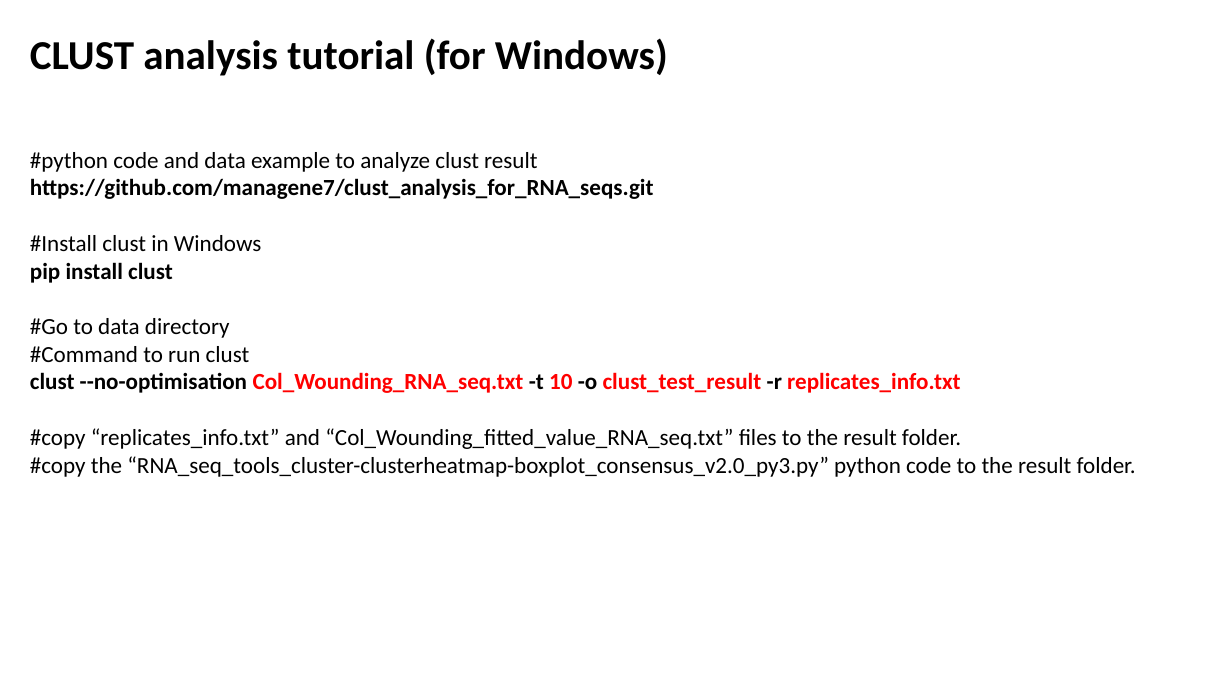
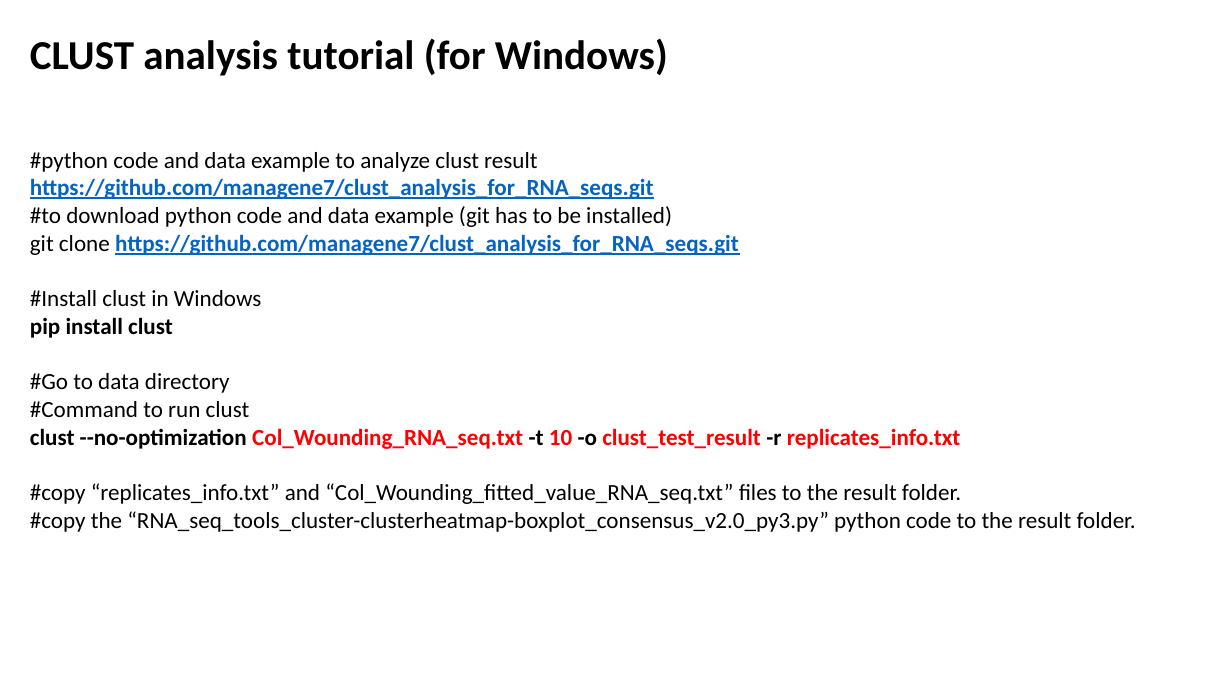
Before and after one commit to managene7/Clust_analysis_for_RNA_seqs, a slide deck: slide 1 of Tutorial_for_clust_analysis.pptx. Drawn at 1232x693 pixels with LibreOffice and Linux fonts; fonts in the diff are those of the drawing. Boxes give left, top, right and bottom in pixels: in the first picture for what was removed or moved away, otherwise in the second. Text is boxed around its words. In the diff, an @@ line names an element or a change of style, - is before the commit and + after.

Commit message:
fifth commit

```diff
--- a/Tutorial_for_clust_analysis.pptx
+++ b/Tutorial_for_clust_analysis.pptx
@@ text at box(30, 178, 654, 199): text colour #000000 to #0563C1, underline on in "https://github.com/managene7/clust_analysis_for_RNA_seqs.git" @@
@@ text at box(30, 206, 739, 255): paragraphs added @@
+#to download python code and data example (git has to be installed)
+git clone https://github.com/managene7/clust_analysis_for_RNA_seqs.git
@@ text at box(30, 428, 961, 449): text changed @@
-clust --no-optimisation Col_Wounding_RNA_seq.txt -t 10 -o clust_test_result -r replicates_info.txt
+clust --no-optimization Col_Wounding_RNA_seq.txt -t 10 -o clust_test_result -r replicates_info.txt
```
